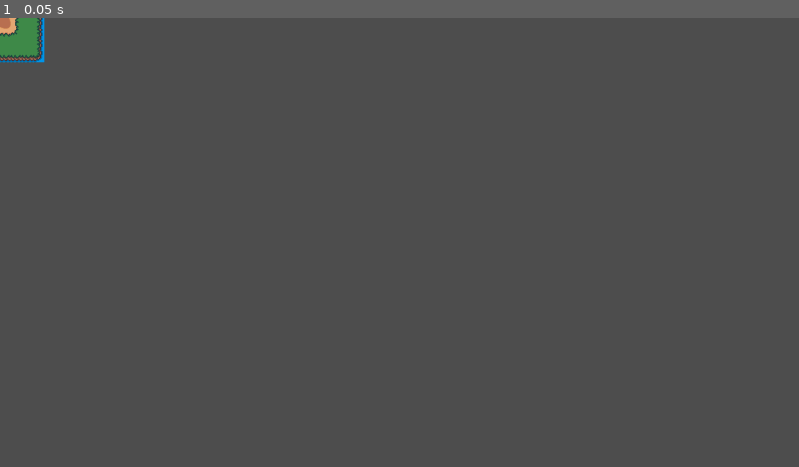
Above: before the commit, frame 1.
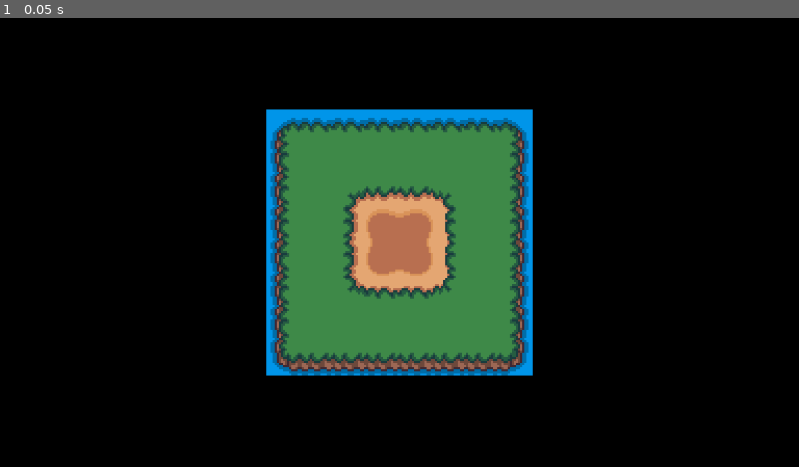
Above: after the commit, the same moment.

Repository: Nabir14/PocketFarm
Game: Godot game, scene res://gamefiles/scenes/world.tscn
Same seed, same stepped clock (60 frames per second), same inputs: the game is played once before the commit and once after it. Before the commit the project has no main scene; this scene is started directly in both runs.
Inputs:
- Up to frame 1 (0.05 s): no input

The runs differ from the first frame. In frame 1, 100% of the frame differs, in the area x 0-100%, y 0-100%.

Commit message:
Farm System - Complete (godot)

Diff:
--- a/gamefiles/scenes/world.tscn
+++ b/gamefiles/scenes/world.tscn
@@ -139,11 +139,15 @@
 [sub_resource type="TileSet" id="TileSet_wb8wt"]
 sources/0 = SubResource("TileSetAtlasSource_uhll3")
 
-[node name="world" type="Node2D" unique_id=2084201112]
+[node name="world" type="Node2D" unique_id=2084201112 node_paths=PackedStringArray("farm_manager", "game_tick")]
 script = ExtResource("1_k2o11")
+farm_manager = NodePath("farm_manager")
+game_tick = NodePath("game_tick")
 
-[node name="farm_manager" type="Node2D" parent="." unique_id=1050254223]
+[node name="farm_manager" type="Node2D" parent="." unique_id=1050254223 node_paths=PackedStringArray("farm_tilemap_layer", "crop_tilemap_layer")]
 script = ExtResource("7_nakyh")
+farm_tilemap_layer = NodePath("../farm_layer")
+crop_tilemap_layer = NodePath("../crop_layer")
 
 [node name="farm_layer" type="TileMapLayer" parent="." unique_id=460260518]
 tile_map_data = PackedByteArray("AAD8/wMAAAAAAAQAAAADAAMAAAABAAQAAAD8//z/AAAAAAMAAAADAPz/AAABAAMAAAD9/wMAAAABAAAAAAD+/w …(944 unchanged characters)…
@@ -151,3 +155,9 @@
 
 [node name="crop_layer" type="TileMapLayer" parent="." unique_id=1974100651]
 tile_set = SubResource("TileSet_wb8wt")
+
+[node name="camera" type="Camera2D" parent="." unique_id=478716299]
+zoom = Vector2(3, 3)
+
+[node name="game_tick" type="Timer" parent="." unique_id=2141762359]
+autostart = true
--- a/gamefiles/scripts/levels/world.gd
+++ b/gamefiles/scripts/levels/world.gd
@@ -1,2 +1,21 @@
 extends Node2D
 class_name World
+
+@export var farm_manager : FarmManager
+@export var game_tick : Timer
+
+func _ready() -> void:
+	game_tick.timeout.connect(_on_game_tick)
+
+func _input(event: InputEvent) -> void:
+	if event.is_action_pressed("mouse_action"):
+		var mouse_position : Vector2 = get_global_mouse_position()
+		var tile_position : Vector2 = farm_manager.to_farm_position(mouse_position)
+
+		if farm_manager.is_tile_empty(tile_position):
+			farm_manager.place_crop(tile_position, load("res://gamefiles/resources/crops/carrot.tres"))
+		elif farm_manager.is_tile_ready_for_harvest(tile_position):
+			farm_manager.harvest_crop_at_tile(tile_position)
+
+func _on_game_tick() -> void:
+	farm_manager.update_crops()
--- a/gamefiles/scripts/managers/farm_manager.gd
+++ b/gamefiles/scripts/managers/farm_manager.gd
@@ -1,5 +1,8 @@
 extends Node2D
 class_name FarmManager
+
+signal crop_planted(crop : Crop, tile_position : Vector2i)
+signal crop_harvested(crop : Crop, tile_position : Vector2i)
 
 @export_group("Farm Setup")
 @export var farm_tilemap_layer : TileMapLayer
@@ -17,12 +20,25 @@
 			"current_age": 0
 		})
 
+		crop_tilemap_layer.set_cell(tile_position, crop_source_id, crop.age_sprites[0])
+
+		crop_planted.emit(crop, tile_position)
+
+func harvest_crop_at_tile(tile_position : Vector2i) -> void:
+	for crop in placed_crops:
+		if crop.position == tile_position:
+			placed_crops.erase(crop)
+		crop_tilemap_layer.erase_cell(tile_position)
+
+		crop_harvested.emit(crop.resource, tile_position)
+
+
 func update_crops() -> void:
 	for crop in placed_crops:
-		if crop.current_age >= crop.resource.max_age:
-			crop_tilemap_layer.set_cell(crop.position, crop_source_id, crop.age_sprites[crop.resource.age_sprites.size() - 1])
+		if is_crop_ready_for_harvest(crop.current_age, crop.resource.max_age):
+			crop_tilemap_layer.set_cell(crop.position, crop_source_id, crop.resource.age_sprites[crop.resource.age_sprites.size() - 1])
 		else:
-			crop_tilemap_layer.set_cell(crop.position, crop_source_id, crop.age_sprites[0])
+			crop_tilemap_layer.set_cell(crop.position, crop_source_id, crop.resource.age_sprites[0])
 
 		crop.current_age += 1
 
@@ -32,8 +48,32 @@
 	else:
 		return false
 
-func is_tile_empty(tile_position : Vector2) -> bool:
+func is_tile_empty(tile_position : Vector2i) -> bool:
+	var result : bool = false
+
 	if crop_tilemap_layer.get_cell_atlas_coords(tile_position) == Vector2i(-1, -1):
+		result = true
+
+	for crop in placed_crops:
+		if crop.position == tile_position:
+			result = false
+
+	return result
+
+func is_crop_ready_for_harvest(current_age : int, max_age : int) -> bool:
+	if current_age >= max_age:
 		return true
 	else:
 		return false
+
+func is_tile_ready_for_harvest(tile_position : Vector2i) -> bool:
+	for crop in placed_crops:
+		if crop.position == tile_position:
+			if is_crop_ready_for_harvest(crop.current_age, crop.resource.max_age):
+				return true
+			else:
+				return false
+	return false
+
+func to_farm_position(local_position : Vector2) -> Vector2i:
+	return farm_tilemap_layer.local_to_map(local_position)
--- a/project.godot
+++ b/project.godot
@@ -11,8 +11,28 @@
 [application]
 
 config/name="PocketFarm"
+run/main_scene="uid://b8v4ay5bhr7e"
 config/features=PackedStringArray("4.6", "GL Compatibility")
 config/icon="res://icon.svg"
+
+[display]
+
+window/size/borderless=true
+window/size/transparent=true
+window/per_pixel_transparency/allowed=true
+
+[input]
+
+mouse_action={
+"deadzone": 0.2,
+"events": [Object(InputEventMouseButton,"resource_local_to_scene":false,"resource_name":"","device":-1,"window_id":0,"alt_pressed":false,"shift_pressed":false,"ctrl_pressed":false,"meta_pressed":false,"button_mask":1,"position":Vector2(290, 14),"global_position":Vector2(299, 62),"factor":1.0,"button_index":1,"canceled":false,"pressed":true,"double_click":false,"script":null)
+]
+}
+mouse_action_s={
+"deadzone": 0.2,
+"events": [Object(InputEventMouseButton,"resource_local_to_scene":false,"resource_name":"","device":-1,"window_id":0,"alt_pressed":false,"shift_pressed":false,"ctrl_pressed":false,"meta_pressed":false,"button_mask":2,"position":Vector2(483, 19),"global_position":Vector2(492, 67),"factor":1.0,"button_index":2,"canceled":false,"pressed":true,"double_click":false,"script":null)
+]
+}
 
 [physics]
 
@@ -24,3 +44,4 @@
 rendering_device/driver.windows="d3d12"
 renderer/rendering_method="gl_compatibility"
 renderer/rendering_method.mobile="gl_compatibility"
+viewport/transparent_background=true
